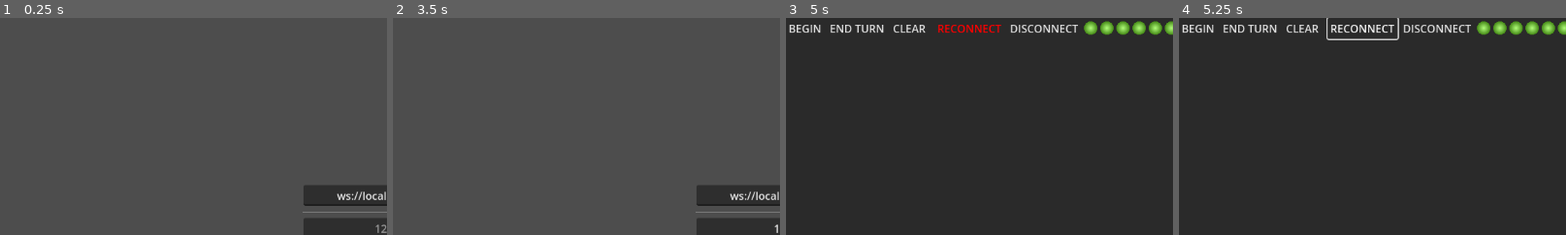
Above: before the commit, frames 1-4 (left to right).
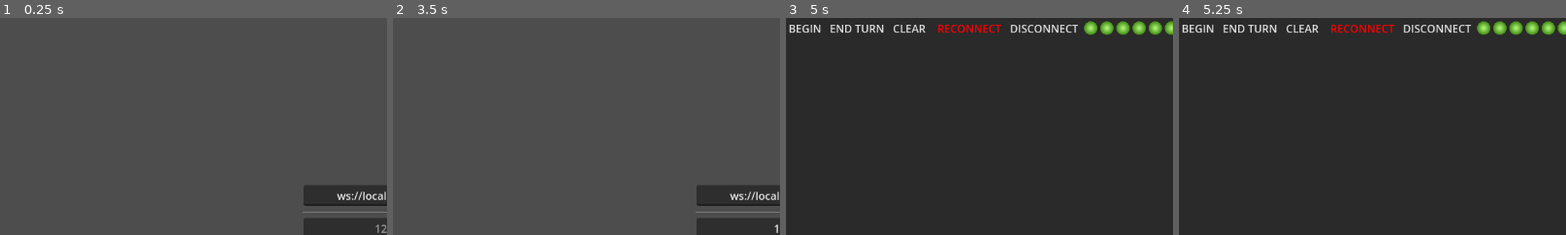
Above: after the commit, the same moments.

Repository: SpaceWAGdev/card-multiplayer
Game: Godot game, scene res://menu.tscn
Same seed, same stepped clock (60 frames per second), same inputs: the game is played once before the commit and once after it.
Inputs (mouse positions are % of the whole screen's width and height, from its top left):
- Up to frame 1 (0.25 s): no input
- Up to frame 2 (3.5 s): click (50, 48) at 0.52 s; type "12" at 0.6 s; click "CREATE CUSTOM GAME" at 1.25 s; click "CREATE CUSTOM GAME" at 2 s; click "CREATE CUSTOM GAME" at 2.75 s
- Up to frame 3 (5 s): click "JOIN CUSTOM GAME" at 3.5 s; click "START GAME" at 4.25 s
- Up to frame 4 (5.25 s): click "RECONNECT" at 5 s
The pictures show only the part of the screen within x 0-50%, y 0-50%; the shares and areas given below are measured in that part.

Frames 1-3 are identical in both runs. In frame 4, 0.6% of the frame differs, in the area x 38-57%, y 0-11%.

Commit message:
connect_ws no longer takes a url argument

Diff:
--- a/main_game.gd
+++ b/main_game.gd
@@ -58,8 +58,8 @@
 func init_ws():
 	socket.connect_to_url(GameState.WS_SERVER_URL)
 
-func connect_ws(url):
-	GameState.WS_SERVER_URL = url
+func connect_ws():
+	socket.connect_to_url(GameState.WS_SERVER_URL)
 	get_tree().reload_current_scene()
 
 func disconnect_ws(code = 1000):
